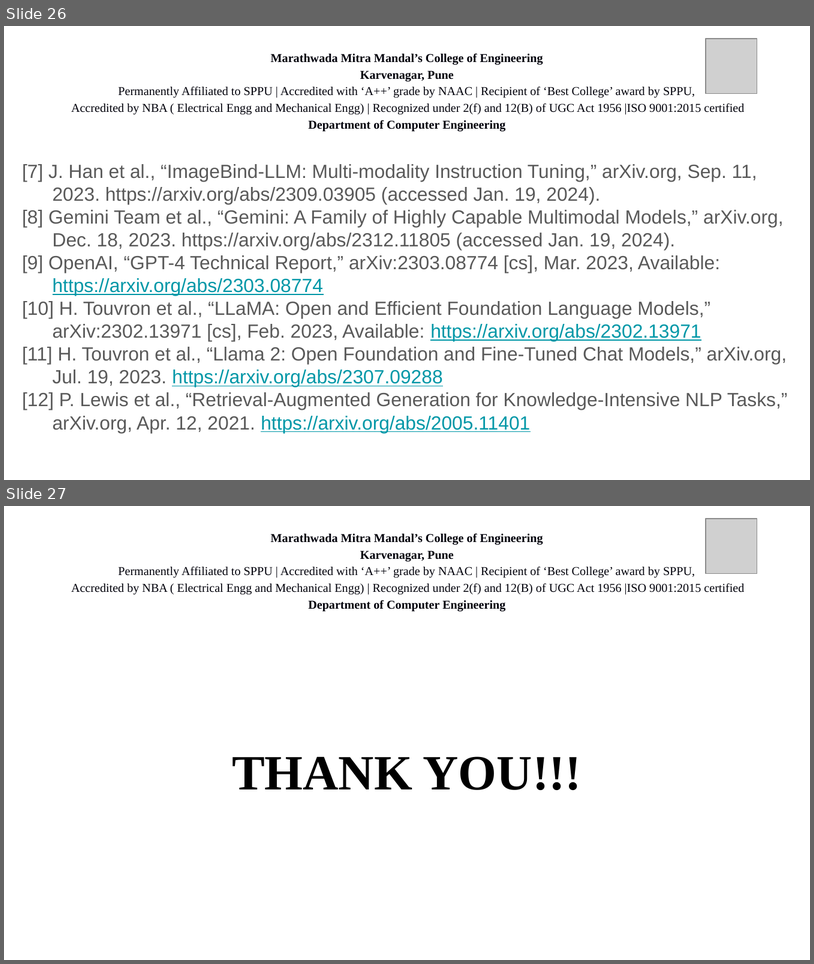
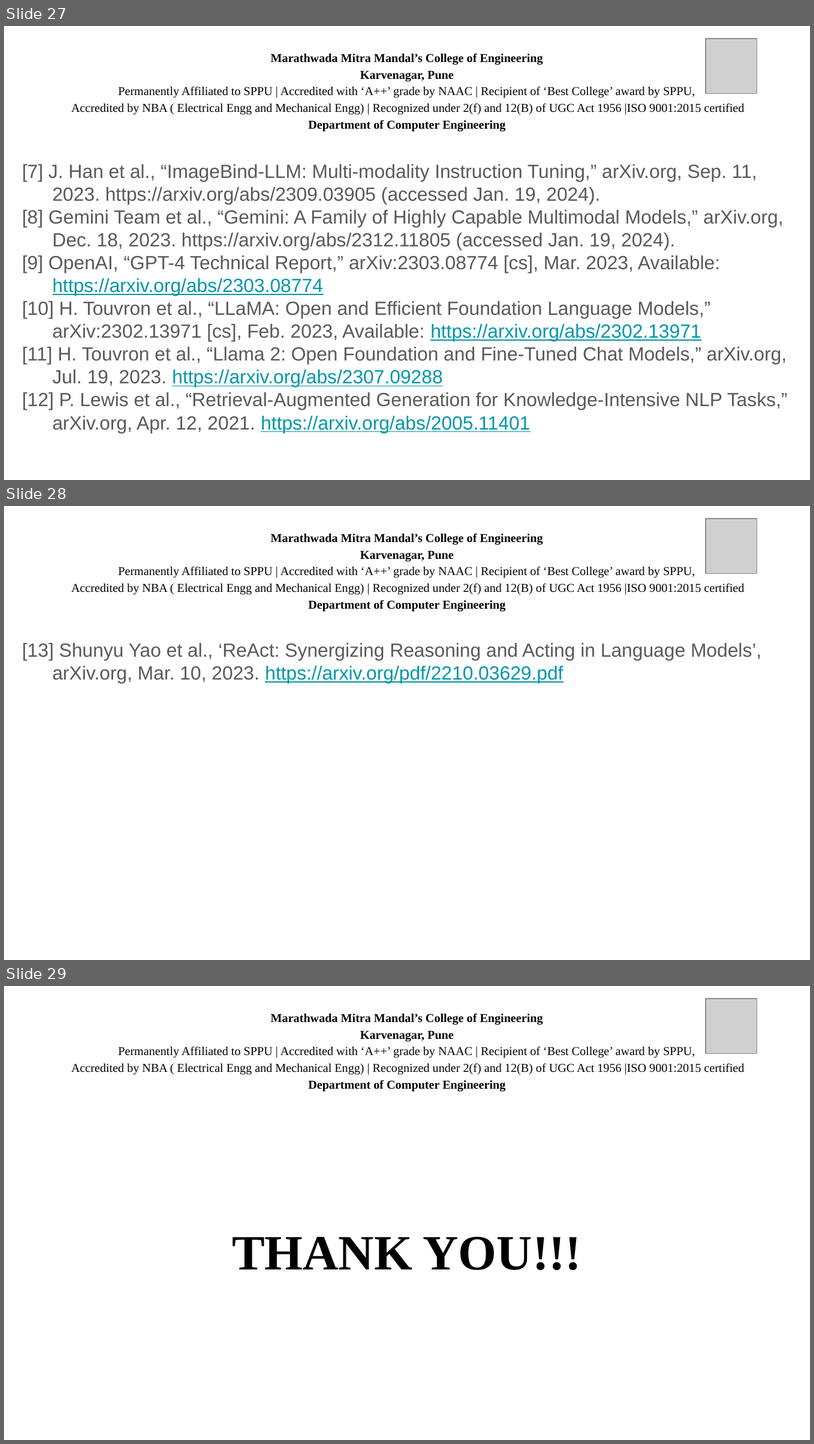
Before and after one commit to Akshay-Dongare/TravelBuddy-The-Ultimate-Inclusive-Travel-Assistant, a slide deck: Documents/sem8_review_ppt.pptx. Shown one above the other, each under a label of ours: slides 26 and 27 before the commit, slides 27, 28 and 29 after it. The pictures are 814x964 and 814x1444 pixels, drawn with LibreOffice and Linux fonts; fonts in the diff are those of the drawing; grey boxes stand for pictures. Boxes give left, top, right and bottom in pixels: in the first picture for what was removed or moved away, otherwise in the second. Text is boxed around its words. In the diff, an @@ line names an element or a change of style, - is before the commit and + after.

```diff
--- a/Documents/sem8_review_ppt.pptx
+++ b/Documents/sem8_review_ppt.pptx
@@ slide 28 added at [4,506,810,960], background #FFFFFF @@
@@ picture added at [707,519,758,574] @@
@@ title added at [71,533,744,612], 10.8 pt, text #00000A @@
+Marathwada Mitra Mandal’s College of Engineering
+Karvenagar, Pune
+Permanently Affiliated to SPPU | Accredited with ‘A++’ grade by NAAC | Recipient of ‘Best College’ award by SPPU,
+Accredited by NBA ( Electrical Engg and Mechanical Engg) | Recognized under 2(f) and 12(B) of UGC Act 1956 |ISO 9001:2015 certified
+Department of Computer Engineering
@@ text added at [22,643,762,682], 17 pt, text #595959 @@
+[13] Shunyu Yao et al., ‘ReAct: Synergizing Reasoning and Acting in Language Models’, arXiv.org, Mar. 10, 2023. https://arxiv.org/pdf/2210.03629.pdf
@@ what was slide 26 is now slide 27 @@
@@ what was slide 27 is now slide 29 @@
```
Also in this commit, not shown: 1 other slide added, 7 other files.
